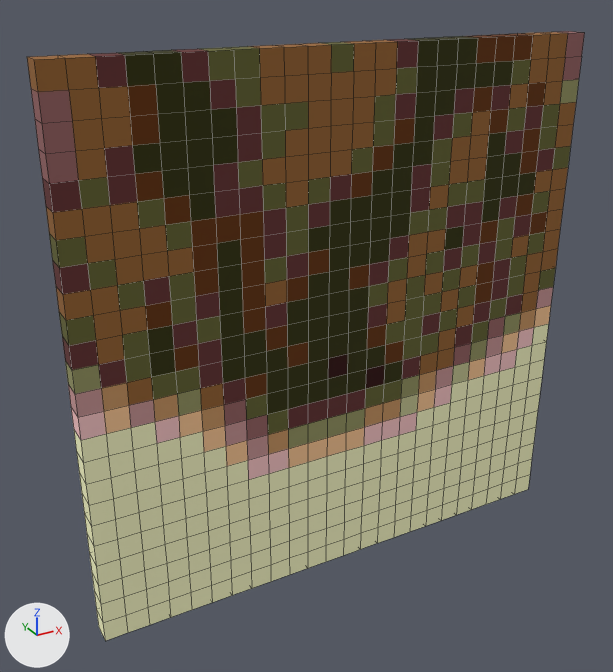
Renders of the OBJ model WindingTale2/Assets/Resources/Shapes/Shapes_24/Shape_24_33.obj from each side of a commit.
Rendered twice from a 50 mm camera at (-1.81, -3.01, 1.48) aimed at (-0.14, 0.01, -0.03). Every picture has the same lights, and +X, +Y and +Z are marked at lower left. The older version comes first. Mesh edges are drawn as thin lines. Where no turn or scale is listed for an object, it has been applied to the vertices. Vertices at exactly the same position are counted once.

The first picture shows 'Shape_24_33'.
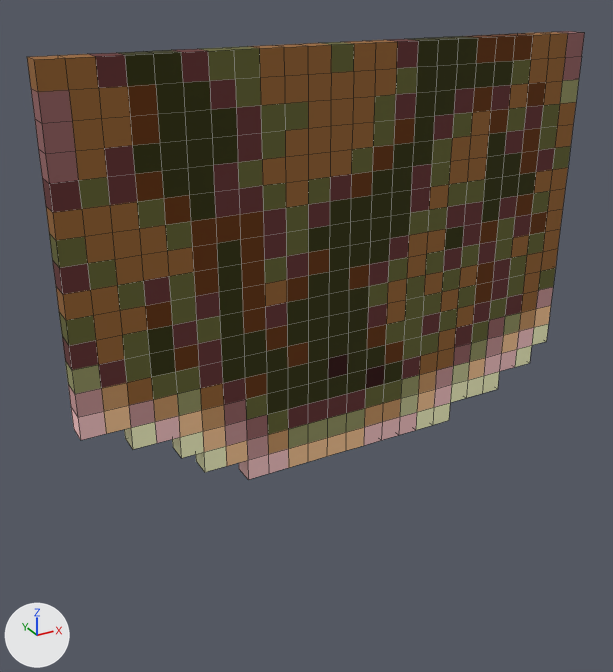
Where the change shows, as pixel boxes [x1, y1, x2, y2] in the pictures (613 x 672 px):
'Shape_24_33', reshaped (26% shorter)
    before: [27, 31, 585, 641]
    after: [27, 31, 585, 480]
part 1 of me_shape_24_33, deleted (beige)
    before: [74, 342, 546, 641]

Patch to the scene script:
```diff
--- a/WindingTale2/Assets/Resources/Shapes/Shapes_24/Shape_24_33.obj.py
+++ b/WindingTale2/Assets/Resources/Shapes/Shapes_24/Shape_24_33.obj.py
@@ me_shape_24_33 @@
 # used by ob_shape_24_33; location = (0.0, 0.0, 0.0)
-me_shape_24_33.from_pydata(...)  # 1250 vertices, 1248 faces; spans x -1.2..1.2, y -0.1..0.0, z -1.2..1.2
+me_shape_24_33.from_pydata(...)  # 894 vertices, 892 faces; spans x -1.2..1.2, y -0.1..0.0, z -0.6..1.2
+# me_shape_24_33 part 1: 356 vertices removed from x -1.2..1.2, y -0.1..0.0, z -1.2..-0.3
 me_shape_24_33.materials.append(mat_palette)
```
